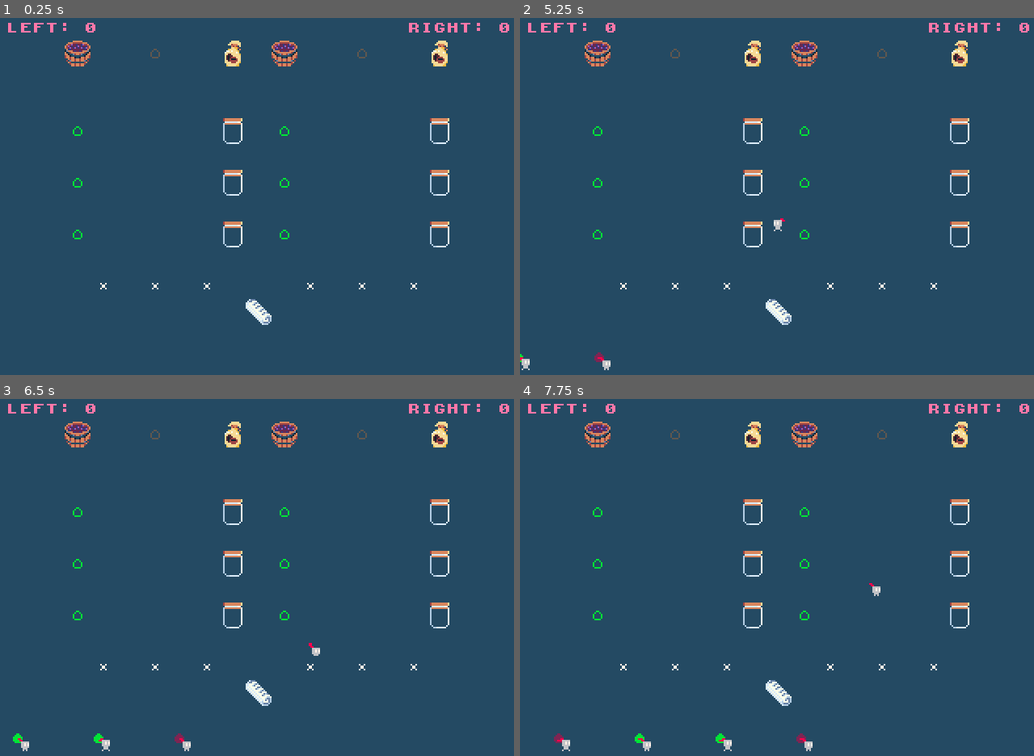
Above: before the commit, frames 1-4 (two rows, left to right).
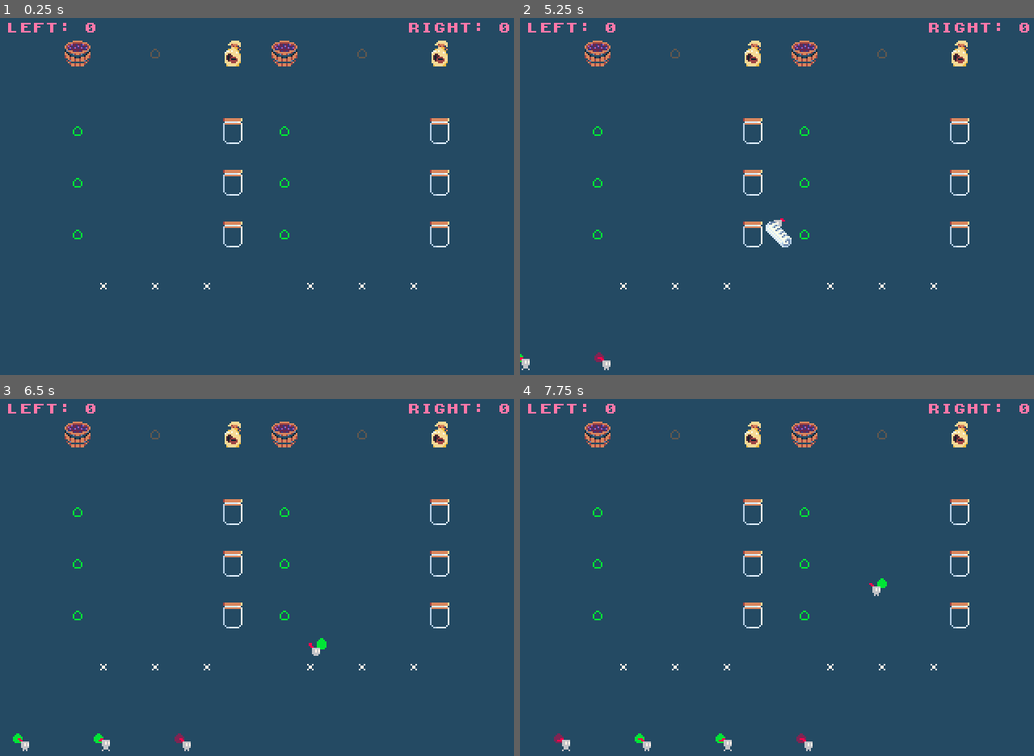
Above: after the commit, the same moments.

Repository: nikolawhallon/over-brewed
Game: Godot game, scene res://scenes/arena.tscn
Same seed, same stepped clock (60 frames per second), same inputs: the game is played once before the commit and once after it. This scene is started directly instead of the project's main scene.
Inputs:
- Up to frame 1 (0.25 s): no input
- Up to frame 2 (5.25 s): tap Enter at 0.5 s; hold Right 0.53-1.28 s; tap C (connect) at 0.6, 1.35, 2.3, 3.05, 3.8, 4.55, 5.1 s; tap Space at 0.77, 1.52, 3.02, 3.77, 4.52 s; hold Down 1.28-2.03 s; hold Right 2.03-2.78 s; tap H (host) at 2.1 s; hold Up 2.78-3.53 s; tap L (leave) at 2.85 s; hold Left 3.53-5.03 s; tap Q (queue) at 3.6 s; tap S (solo) at 4.35 s; hold Down from 5.03 s (still down)
- Up to frame 3 (6.5 s): release Down at 5.78 s; hold Right from 5.78 s (still down); tap C (connect) at 5.85 s; tap Space at 6.02 s
- Up to frame 4 (7.75 s): release Right at 6.53 s; hold Up 6.53-7.28 s; tap H (host) at 6.6 s; tap Space at 6.77, 7.52 s; tap C (connect) at 6.8, 7.55 s; hold Right from 7.28 s (still down); tap L (leave) at 7.35 s

The runs differ from the first frame. In frame 1, 0.2% of the frame differs, in the area x 47-53%, y 78-86%; in frame 2, 0.4%, in the area x 47-53%, y 57-86%; in frame 3, 0.2%; in frame 4, 0.2%.
Error in both runs: Attempt to call function 'get_peer_ids_for_match' in base 'null instance' on a null instance. (res://scenes/helpers/match_visibility.gd:14)

Commit message:
slightly better newspaper handling

Diff:
--- a/scenes/arena.gd
+++ b/scenes/arena.gd
@@ -107,3 +107,16 @@
 		announce_update_right_score.rpc_id(peer, right_score)
 
 	announce_update_right_score(right_score)
+
+func _on_power_up_timer_timeout() -> void:
+	if not multiplayer.is_server():
+		return
+
+	var power_ups = NodeUtils.get_nodes_in_group_for_node(self, "PowerUp")
+
+	if len(power_ups) > 0:
+		return
+
+	var newspaper = load("res://scenes/newspaper.tscn").instantiate()
+	newspaper.init(Vector2(0, 16))
+	$Replicated.add_child(newspaper)
--- a/scenes/arena.tscn
+++ b/scenes/arena.tscn
@@ -1,23 +1,19 @@
 [gd_scene format=3 uid="uid://du1pfojcb8eg8"]
 
 [ext_resource type="Script" uid="uid://dn0a8nh72gupb" path="res://scenes/arena.gd" id="1_e05a3"]
-[ext_resource type="PackedScene" uid="uid://0o18bpyubgas" path="res://scenes/newspaper.tscn" id="3_7ft05"]
 [ext_resource type="LabelSettings" uid="uid://bw7f23l3xceoc" path="res://resources/label_8.tres" id="3_olpmc"]
 [ext_resource type="PackedScene" uid="uid://d30p8sfyml00g" path="res://scenes/cafe.tscn" id="3_xdvfk"]
 
 [node name="Arena" type="Node2D" unique_id=1945760612 groups=["Arena"]]
 script = ExtResource("1_e05a3")
 
-[node name="Replicated" type="Node" parent="." unique_id=217975276]
-
-[node name="LeftCafe" parent="Replicated" unique_id=1340216554 instance=ExtResource("3_xdvfk")]
+[node name="LeftCafe" parent="." unique_id=1340216554 instance=ExtResource("3_xdvfk")]
 position = Vector2(-64, 48)
 
-[node name="RightCafe" parent="Replicated" unique_id=435030877 instance=ExtResource("3_xdvfk")]
+[node name="RightCafe" parent="." unique_id=435030877 instance=ExtResource("3_xdvfk")]
 position = Vector2(64, 48)
 
-[node name="Newspaper" parent="Replicated" unique_id=799578802 instance=ExtResource("3_7ft05")]
-position = Vector2(0, 64)
+[node name="Replicated" type="Node" parent="." unique_id=217975276]
 
 [node name="MultiplayerSpawner" type="MultiplayerSpawner" parent="." unique_id=1350542115]
 _spawnable_scenes = PackedStringArray("uid://cw0q0nb1c7xba", "uid://brjxky5ptfplk", "uid://d30p8sfyml00g", "uid://0o18bpyubgas")
@@ -61,6 +57,11 @@
 [node name="CustomerTimer" type="Timer" parent="." unique_id=613467295]
 autostart = true
 
-[connection signal="customer_left" from="Replicated/LeftCafe" to="." method="_on_left_cafe_customer_left"]
-[connection signal="customer_left" from="Replicated/RightCafe" to="." method="_on_right_cafe_customer_left"]
+[node name="PowerUpTimer" type="Timer" parent="." unique_id=2057477472]
+wait_time = 5.0
+autostart = true
+
+[connection signal="customer_left" from="LeftCafe" to="." method="_on_left_cafe_customer_left"]
+[connection signal="customer_left" from="RightCafe" to="." method="_on_right_cafe_customer_left"]
 [connection signal="timeout" from="CustomerTimer" to="." method="_on_customer_timer_timeout"]
+[connection signal="timeout" from="PowerUpTimer" to="." method="_on_power_up_timer_timeout"]
--- a/scenes/customer.gd
+++ b/scenes/customer.gd
@@ -86,14 +86,14 @@
 	if state == State.COMMUTING and body.is_in_group("Barista"):
 		var arena = NodeUtils.get_first_ancestor_in_group_for_node(self, "Arena")
 		if body.cafe == "left":
-			var cafe = arena.get_node("Replicated/LeftCafe")
+			var cafe = arena.get_node("LeftCafe")
 			cafe_path = cafe.get_path()
 			var new_target = cafe.get_slot(self.get_path())
 			if new_target != null:
 				target = new_target
 				state = State.ENTERING
 		elif body.cafe == "right":
-			var cafe = arena.get_node("Replicated/RightCafe")
+			var cafe = arena.get_node("RightCafe")
 			cafe_path = cafe.get_path()
 			var new_target = cafe.get_slot(self.get_path())
 			if new_target != null:
--- a/scenes/newspaper.gd
+++ b/scenes/newspaper.gd
@@ -1,5 +1,8 @@
 extends Area2D
 
+
+func init(initial_global_position):
+	global_position = initial_global_position
 
 func _on_body_entered(body: Node2D) -> void:
 	if not multiplayer.is_server():
--- a/scenes/newspaper.tscn
+++ b/scenes/newspaper.tscn
@@ -6,7 +6,7 @@
 [sub_resource type="CircleShape2D" id="CircleShape2D_orewu"]
 radius = 4.0
 
-[node name="Newspaper" type="Area2D" unique_id=799578802]
+[node name="Newspaper" type="Area2D" unique_id=799578802 groups=["PowerUp"]]
 script = ExtResource("1_orewu")
 
 [node name="Sprite2D" type="Sprite2D" parent="." unique_id=366991720]
